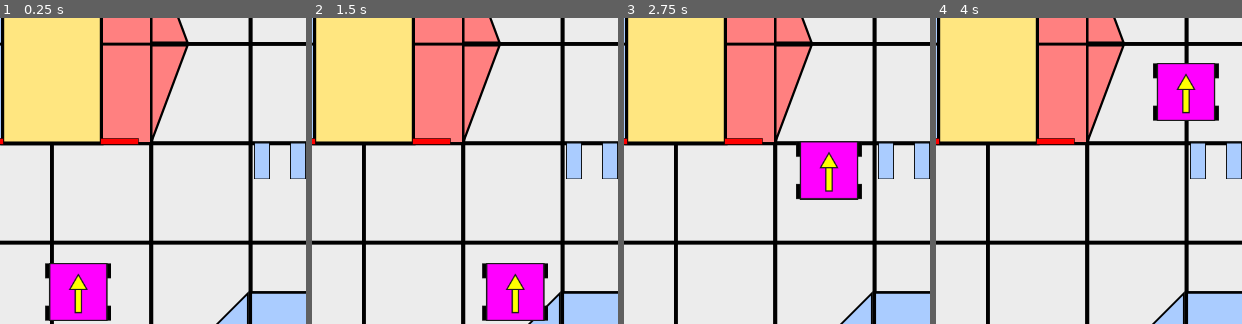
Above: before the commit, frames 1-4 (left to right).
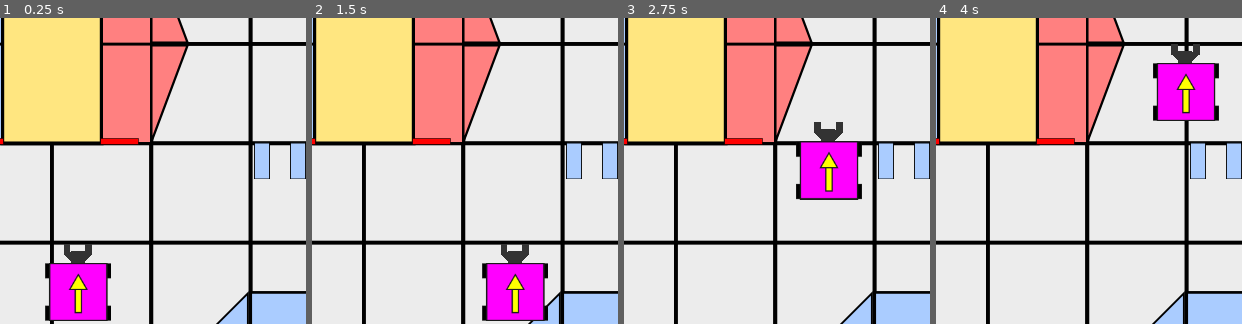
Above: after the commit, the same moments.

Repository: gjoshg/FTC-ITD-Sim
Game: Godot game, scene res://assets/scenes/main.tscn
Same seed, same stepped clock (60 frames per second), same inputs: the game is played once before the commit and once after it.
Inputs:
- Up to frame 1 (0.25 s): no input
- Up to frame 2 (1.5 s): no input
- Up to frame 3 (2.75 s): no input
- Up to frame 4 (4 s): no input
The pictures show only the part of the screen within x 42-92%, y 46-96%; the shares and areas given below are measured in that part.

The runs differ from the first frame. In frame 1, 0.4% of the frame differs, in the area x 20-31%, y 73-81%; in frame 2, 0.4%; in frame 3, 0.4%, in the area x 62-72%, y 33-41%; in frame 4, 0.4%.

Commit message:
arm and claw work
arm can extend / retract
claw can open and close, grabbing samples if in range

Diff:
--- a/assets/scenes/blue_sample.tscn
+++ b/assets/scenes/blue_sample.tscn
@@ -7,7 +7,9 @@
 [sub_resource type="RectangleShape2D" id="RectangleShape2D_xun5m"]
 size = Vector2(16, 38)
 
-[node name="blue_sample" type="RigidBody2D"]
+[node name="blue_sample" type="RigidBody2D" groups=["samples"]]
+collision_layer = 3
+collision_mask = 3
 physics_material_override = SubResource("PhysicsMaterial_jfr65")
 gravity_scale = 0.0
 lock_rotation = true
--- a/assets/scenes/main.tscn
+++ b/assets/scenes/main.tscn
@@ -1,6 +1,6 @@
 [gd_scene load_steps=9 format=3 uid="uid://ds8yufo085fbw"]
 
-[ext_resource type="Texture2D" uid="uid://bcanwada7p4im" path="res://assets/game board.png" id="1_of1rb"]
+[ext_resource type="Texture2D" uid="uid://bcanwada7p4im" path="res://assets/sprites/game board.png" id="1_of1rb"]
 [ext_resource type="PackedScene" uid="uid://ceqhjvg27ldac" path="res://assets/scenes/robot.tscn" id="2_wpcle"]
 [ext_resource type="PackedScene" uid="uid://dcvwrcd1ep12a" path="res://assets/scenes/blue_sample.tscn" id="3_51i6r"]
 [ext_resource type="PackedScene" uid="uid://baegahdp6jvsv" path="res://assets/scenes/neutral_sample.tscn" id="4_lpkdx"]
@@ -24,6 +24,7 @@
 texture = ExtResource("1_of1rb")
 
 [node name="submersible hitbox" type="StaticBody2D" parent="GameBoard"]
+collision_mask = 3
 
 [node name="CollisionShape2D" type="CollisionShape2D" parent="GameBoard/submersible hitbox"]
 position = Vector2(0.718808, 0.0887415)
@@ -31,6 +32,7 @@
 
 [node name="left boundary" type="StaticBody2D" parent="GameBoard"]
 position = Vector2(0.139611, -346.023)
+collision_mask = 3
 
 [node name="CollisionShape2D" type="CollisionShape2D" parent="GameBoard/left boundary"]
 position = Vector2(-1.2656, 18.7421)
@@ -38,6 +40,7 @@
 
 [node name="right boundary" type="StaticBody2D" parent="GameBoard"]
 position = Vector2(1.291, 310.038)
+collision_mask = 3
 
 [node name="CollisionShape2D" type="CollisionShape2D" parent="GameBoard/right boundary"]
 position = Vector2(-1.2656, 18.7421)
@@ -46,6 +49,7 @@
 [node name="top boundary" type="StaticBody2D" parent="GameBoard"]
 position = Vector2(311.05, -2.27899)
 rotation = -1.57079
+collision_mask = 3
 
 [node name="CollisionShape2D" type="CollisionShape2D" parent="GameBoard/top boundary"]
 position = Vector2(-1.2656, 18.7421)
@@ -54,12 +58,14 @@
 [node name="bottom boundary" type="StaticBody2D" parent="GameBoard"]
 position = Vector2(-348.011, -1.16347)
 rotation = -1.57079
+collision_mask = 3
 
 [node name="CollisionShape2D" type="CollisionShape2D" parent="GameBoard/bottom boundary"]
 position = Vector2(-1.2656, 18.7421)
 shape = SubResource("RectangleShape2D_vcojs")
 
 [node name="lower left bar boundary" type="StaticBody2D" parent="GameBoard"]
+collision_mask = 3
 
 [node name="CollisionShape2D" type="CollisionShape2D" parent="GameBoard/lower left bar boundary"]
 position = Vector2(-97, -67.5)
@@ -67,6 +73,7 @@
 
 [node name="lower right bar boundary" type="StaticBody2D" parent="GameBoard"]
 position = Vector2(-5.90104e-06, 135)
+collision_mask = 3
 
 [node name="CollisionShape2D" type="CollisionShape2D" parent="GameBoard/lower right bar boundary"]
 position = Vector2(-97, -67.5)
@@ -74,6 +81,7 @@
 
 [node name="top right bar boundary" type="StaticBody2D" parent="GameBoard"]
 position = Vector2(194, 135)
+collision_mask = 3
 
 [node name="CollisionShape2D" type="CollisionShape2D" parent="GameBoard/top right bar boundary"]
 position = Vector2(-97, -67.5)
@@ -81,6 +89,7 @@
 
 [node name="top left bar boundary" type="StaticBody2D" parent="GameBoard"]
 position = Vector2(194, 1.52588e-05)
+collision_mask = 3
 
 [node name="CollisionShape2D" type="CollisionShape2D" parent="GameBoard/top left bar boundary"]
 position = Vector2(-97, -67.5)
--- a/assets/scenes/neutral_sample.tscn
+++ b/assets/scenes/neutral_sample.tscn
@@ -5,7 +5,9 @@
 [sub_resource type="RectangleShape2D" id="RectangleShape2D_xun5m"]
 size = Vector2(16, 38)
 
-[node name="neutral_sample" type="RigidBody2D"]
+[node name="neutral_sample" type="RigidBody2D" groups=["samples"]]
+collision_layer = 3
+collision_mask = 3
 gravity_scale = 0.0
 lock_rotation = true
 
--- a/assets/scenes/red_sample.tscn
+++ b/assets/scenes/red_sample.tscn
@@ -8,7 +8,9 @@
 [sub_resource type="RectangleShape2D" id="RectangleShape2D_xun5m"]
 size = Vector2(16, 38)
 
-[node name="red_sample" type="RigidBody2D"]
+[node name="red_sample" type="RigidBody2D" groups=["samples"]]
+collision_layer = 3
+collision_mask = 3
 physics_material_override = SubResource("PhysicsMaterial_2r80e")
 gravity_scale = 0.0
 lock_rotation = true
--- a/assets/scenes/robot.gd
+++ b/assets/scenes/robot.gd
@@ -2,22 +2,65 @@
 
 
 
-enum COMMANDS {MOVEMENT, ROTATION, WAIT}
+enum COMMANDS {MOVEMENT, ROTATION, WAIT, ARM_MOVEMENT, ARM_ROTATION, CLAW_TOGGLE}
+enum CLAW_STATE{OPEN, CLOSE}
 var robotActions = []
 var movementSpeed = 100
 var rotationSpeed = 85
 var rotationalEpsilon = 1
 var positionalEpsilon = 0.1
-var lastPosition = null
 var robotWeight = 10
 
+# reference to arm
+@export var arm : Node
+# reference to claw
+@export var claw : Node
+var clawStartingPosition
+@export var clawAnimationPlayer : AnimationPlayer
+
+var childSample = null
+
 func _ready() -> void:
+	setup()
 	blueRight()
 	pass
 
+func setup():
+	clawStartingPosition = claw.position
 
 func blueLeft():
-	pass
+	moveLeft(210)
+	setLiftTargetPosition(1800)
+	moveForward(50)
+	setClawState(CLAW_STATE.CLOSE)
+	turn(180)
+	moveForward(10)
+	setClawState(CLAW_STATE.OPEN)
+	# second
+	setLiftTargetPosition(0)
+	turn(0)
+	moveLeft(45)
+	moveForward(25)
+	setLiftTargetPosition(1800)
+	setClawState(CLAW_STATE.CLOSE)
+	setLiftTargetPosition(0)
+	turn(180)
+	moveForward(20)
+	setClawState(CLAW_STATE.OPEN)
+	# third
+	moveBackward(20)
+	turn(345)
+	moveLeft(45)
+	moveForward(25)
+	setLiftTargetPosition(1800)
+	setClawState(CLAW_STATE.CLOSE)
+	setLiftTargetPosition(0)
+	turn(180)
+	moveForward(10)
+	setClawState(CLAW_STATE.OPEN)
+	turn(30)
+	moveForward(350)
+
 
 func blueRight():
 	moveRight(150)
@@ -39,6 +82,12 @@
 
 func redRight():
 	pass
+
+func setClawState(state: CLAW_STATE):
+	robotActions.push_back({type = COMMANDS.CLAW_TOGGLE, value = state})
+
+func setLiftTargetPosition(length : float):
+	robotActions.push_back({type = COMMANDS.ARM_MOVEMENT, value = length})
 
 func wait(duration : float):
 	robotActions.push_back({type = COMMANDS.WAIT, value = duration})
@@ -70,7 +119,6 @@
 
 
 func _physics_process(delta: float) -> void:
-	lastPosition = position
 	if robotActions.size() > 0:
 		var activeCommand = robotActions[0]
 		if activeCommand.type == COMMANDS.ROTATION:
@@ -99,6 +147,23 @@
 		elif activeCommand.type == COMMANDS.WAIT:
 			robotActions.pop_front()
 			await waitInternal(activeCommand.value)
+		elif activeCommand.type == COMMANDS.ARM_MOVEMENT:
+			var scaleValue = (activeCommand.value / 450.0) + 1 			# 0 = 1/2 ft, 1800 = 5/2 ft --> scale = (length / 450) + 1
+			arm.scale.y = scaleValue
+			claw.position = clawStartingPosition - Vector2(0, scaleValue*3) # lucky number 3
+			robotActions.pop_front()
+		elif activeCommand.type == COMMANDS.CLAW_TOGGLE:
+			if activeCommand.value == CLAW_STATE.OPEN:
+				clawAnimationPlayer.play("open")
+				if childSample != null:
+					childSample.reparent(get_parent())
+			else:
+				clawAnimationPlayer.play("close")
+				if childSample != null:
+					childSample.reparent(claw)
+					childSample.position = claw.position - Vector2(0, 20) # lucky number 20
+			robotActions.pop_front()
+
 
 	# needed to push rigidbodies
 	for i in get_slide_collision_count():
@@ -108,3 +173,17 @@
 
 
 	move_and_slide()
+
+
+func _on_arm_body_entered(body: Node) -> void:
+	pass
+
+
+func _on_claw_grip_collider_body_entered(body: Node) -> void:
+	if body.is_in_group("samples"):
+		childSample = body
+
+
+func _on_claw_grip_collider_body_exited(body: Node2D) -> void:
+	if body.is_in_group("samples"):
+		childSample = null
--- a/assets/scenes/robot.tscn
+++ b/assets/scenes/robot.tscn
@@ -1,18 +1,230 @@
-[gd_scene load_steps=4 format=3 uid="uid://ceqhjvg27ldac"]
+[gd_scene load_steps=11 format=3 uid="uid://ceqhjvg27ldac"]
 
 [ext_resource type="Script" path="res://assets/scenes/robot.gd" id="1_3ftx0"]
 [ext_resource type="Texture2D" uid="uid://f373k07nv6gr" path="res://assets/sprites/robot.png" id="1_8vtit"]
+[ext_resource type="Texture2D" uid="uid://i18f6xl2eq7p" path="res://assets/sprites/claw arm.png" id="3_t3h0w"]
 
 [sub_resource type="RectangleShape2D" id="RectangleShape2D_044c1"]
 size = Vector2(94.0476, 85.7143)
 
-[node name="robot" type="CharacterBody2D"]
+[sub_resource type="RectangleShape2D" id="RectangleShape2D_oglj3"]
+size = Vector2(14.2857, 10.7143)
+
+[sub_resource type="Animation" id="Animation_s5hlo"]
+resource_name = "open"
+length = 0.1
+tracks/0/type = "value"
+tracks/0/imported = false
+tracks/0/enabled = true
+tracks/0/path = NodePath("LeftClawOut:position")
+tracks/0/interp = 1
+tracks/0/loop_wrap = true
+tracks/0/keys = {
+"times": PackedFloat32Array(0),
+"transitions": PackedFloat32Array(1),
+"update": 0,
+"values": [Vector2(-10.6667, -19.2857)]
+}
+tracks/1/type = "value"
+tracks/1/imported = false
+tracks/1/enabled = true
+tracks/1/path = NodePath("LeftClawOut:rotation")
+tracks/1/interp = 1
+tracks/1/loop_wrap = true
+tracks/1/keys = {
+"times": PackedFloat32Array(0),
+"transitions": PackedFloat32Array(1),
+"update": 0,
+"values": [0.0]
+}
+tracks/2/type = "value"
+tracks/2/imported = false
+tracks/2/enabled = true
+tracks/2/path = NodePath("RightClawOut:position")
+tracks/2/interp = 1
+tracks/2/loop_wrap = true
+tracks/2/keys = {
+"times": PackedFloat32Array(0),
+"transitions": PackedFloat32Array(1),
+"update": 0,
+"values": [Vector2(10.969, -19.2857)]
+}
+tracks/3/type = "value"
+tracks/3/imported = false
+tracks/3/enabled = true
+tracks/3/path = NodePath("RightClawOut:rotation")
+tracks/3/interp = 1
+tracks/3/loop_wrap = true
+tracks/3/keys = {
+"times": PackedFloat32Array(0),
+"transitions": PackedFloat32Array(1),
+"update": 0,
+"values": [0.0]
+}
+
+[sub_resource type="Animation" id="Animation_gtxc7"]
+length = 0.001
+tracks/0/type = "value"
+tracks/0/imported = false
+tracks/0/enabled = true
+tracks/0/path = NodePath("LeftClawOut:position")
+tracks/0/interp = 1
+tracks/0/loop_wrap = true
+tracks/0/keys = {
+"times": PackedFloat32Array(0),
+"transitions": PackedFloat32Array(1),
+"update": 0,
+"values": [Vector2(-10.6667, -19.2857)]
+}
+tracks/1/type = "value"
+tracks/1/imported = false
+tracks/1/enabled = true
+tracks/1/path = NodePath("LeftClawOut:rotation")
+tracks/1/interp = 1
+tracks/1/loop_wrap = true
+tracks/1/keys = {
+"times": PackedFloat32Array(0),
+"transitions": PackedFloat32Array(1),
+"update": 0,
+"values": [0.0]
+}
+tracks/2/type = "value"
+tracks/2/imported = false
+tracks/2/enabled = true
+tracks/2/path = NodePath("RightClawOut:position")
+tracks/2/interp = 1
+tracks/2/loop_wrap = true
+tracks/2/keys = {
+"times": PackedFloat32Array(0),
+"transitions": PackedFloat32Array(1),
+"update": 0,
+"values": [Vector2(10.969, -19.2857)]
+}
+tracks/3/type = "value"
+tracks/3/imported = false
+tracks/3/enabled = true
+tracks/3/path = NodePath("RightClawOut:rotation")
+tracks/3/interp = 1
+tracks/3/loop_wrap = true
+tracks/3/keys = {
+"times": PackedFloat32Array(0),
+"transitions": PackedFloat32Array(1),
+"update": 0,
+"values": [0.0]
+}
+
+[sub_resource type="Animation" id="Animation_pfiif"]
+resource_name = "close"
+length = 0.1
+step = 0.01
+tracks/0/type = "value"
+tracks/0/imported = false
+tracks/0/enabled = true
+tracks/0/path = NodePath("LeftClawOut:rotation")
+tracks/0/interp = 1
+tracks/0/loop_wrap = true
+tracks/0/keys = {
+"times": PackedFloat32Array(0),
+"transitions": PackedFloat32Array(1),
+"update": 0,
+"values": [0.785397]
+}
+
+[sub_resource type="AnimationLibrary" id="AnimationLibrary_csxom"]
+_data = {
+"RESET": SubResource("Animation_gtxc7"),
+"close": SubResource("Animation_pfiif"),
+"open": SubResource("Animation_s5hlo")
+}
+
+[sub_resource type="RectangleShape2D" id="RectangleShape2D_45q1w"]
+size = Vector2(15, 7.14286)
+
+[node name="robot" type="CharacterBody2D" node_paths=PackedStringArray("arm", "claw", "clawAnimationPlayer")]
 scale = Vector2(0.84, 0.84)
 script = ExtResource("1_3ftx0")
+arm = NodePath("Arm")
+claw = NodePath("Arm/ClawRemoteTransform")
+clawAnimationPlayer = NodePath("Arm/Claw/ClawAnimations")
 
 [node name="CollisionShape2D" type="CollisionShape2D" parent="."]
 position = Vector2(-0.595243, -1.19047)
 shape = SubResource("RectangleShape2D_044c1")
 
 [node name="Sprite2D" type="Sprite2D" parent="."]
+z_index = 2
 texture = ExtResource("1_8vtit")
+
+[node name="Arm" type="RigidBody2D" parent="."]
+position = Vector2(-1.19048, -45.2381)
+collision_layer = 2
+collision_mask = 2
+mass = 100.0
+can_sleep = false
+lock_rotation = true
+contact_monitor = true
+max_contacts_reported = 1
+
+[node name="CollisionShape2D" type="CollisionShape2D" parent="Arm"]
+position = Vector2(-1.19209e-07, -5.35715)
+scale = Vector2(1, 1)
+shape = SubResource("RectangleShape2D_oglj3")
+
+[node name="ArmSprite" type="Sprite2D" parent="Arm/CollisionShape2D"]
+z_index = 1
+position = Vector2(1.19209e-07, 5.35715)
+scale = Vector2(1, 1)
+texture = ExtResource("3_t3h0w")
+
+[node name="Claw" type="Node2D" parent="Arm"]
+top_level = true
+position = Vector2(-1, -33)
+scale = Vector2(1, 1)
+
+[node name="LeftClawBase" type="Sprite2D" parent="Arm/Claw"]
+position = Vector2(-7.09524, -12.1429)
+rotation = -0.785397
+scale = Vector2(0.47619, 0.47619)
+texture = ExtResource("3_t3h0w")
+
+[node name="LeftClawOut" type="Sprite2D" parent="Arm/Claw"]
+position = Vector2(-10.6667, -19.2857)
+scale = Vector2(0.47619, 0.47619)
+texture = ExtResource("3_t3h0w")
+
+[node name="RightClawOut" type="Sprite2D" parent="Arm/Claw"]
+position = Vector2(10.969, -19.2857)
+scale = Vector2(0.47619, 0.47619)
+texture = ExtResource("3_t3h0w")
+
+[node name="RightClawBase" type="Sprite2D" parent="Arm/Claw"]
+position = Vector2(7.39762, -12.1429)
+rotation = 0.785397
+scale = Vector2(0.47619, 0.47619)
+texture = ExtResource("3_t3h0w")
+
+[node name="ClawAnimations" type="AnimationPlayer" parent="Arm/Claw"]
+libraries = {
+"": SubResource("AnimationLibrary_csxom")
+}
+autoplay = "open"
+
+[node name="Claw Grip Collider" type="Area2D" parent="Arm/Claw"]
+scale = Vector2(1.1772, 1.00964)
+collision_layer = 2
+
+[node name="CollisionShape2D" type="CollisionShape2D" parent="Arm/Claw/Claw Grip Collider"]
+position = Vector2(0.5, -21.4286)
+scale = Vector2(1, 1)
+shape = SubResource("RectangleShape2D_45q1w")
+debug_color = Color(0.957933, 2.02149e-06, 0.529889, 0.42)
+
+[node name="ClawRemoteTransform" type="RemoteTransform2D" parent="Arm"]
+position = Vector2(-1.19209e-07, 5.95238)
+scale = Vector2(1, 1)
+remote_path = NodePath("../Claw")
+update_scale = false
+
+[connection signal="body_entered" from="Arm" to="." method="_on_arm_body_entered"]
+[connection signal="body_entered" from="Arm/Claw/Claw Grip Collider" to="." method="_on_claw_grip_collider_body_entered"]
+[connection signal="body_exited" from="Arm/Claw/Claw Grip Collider" to="." method="_on_claw_grip_collider_body_exited"]
--- a/project.godot
+++ b/project.godot
@@ -20,6 +20,11 @@
 window/size/viewport_width=700
 window/size/viewport_height=700
 
+[global_group]
+
+samples=""
+
 [physics]
 
 2d/default_gravity=0.0
+2d/default_linear_damp=5.0
Binary file removed: assets/game board.png
Not shown, removed: assets/game board.png.import
Binary file changed: assets/sprites/game board.png
Not shown, changed: assets/sprites/game board.png.import
Not shown, added: assets/scenes/rob2376.tmp
Not shown, added: assets/scenes/robB4B2.tmp
